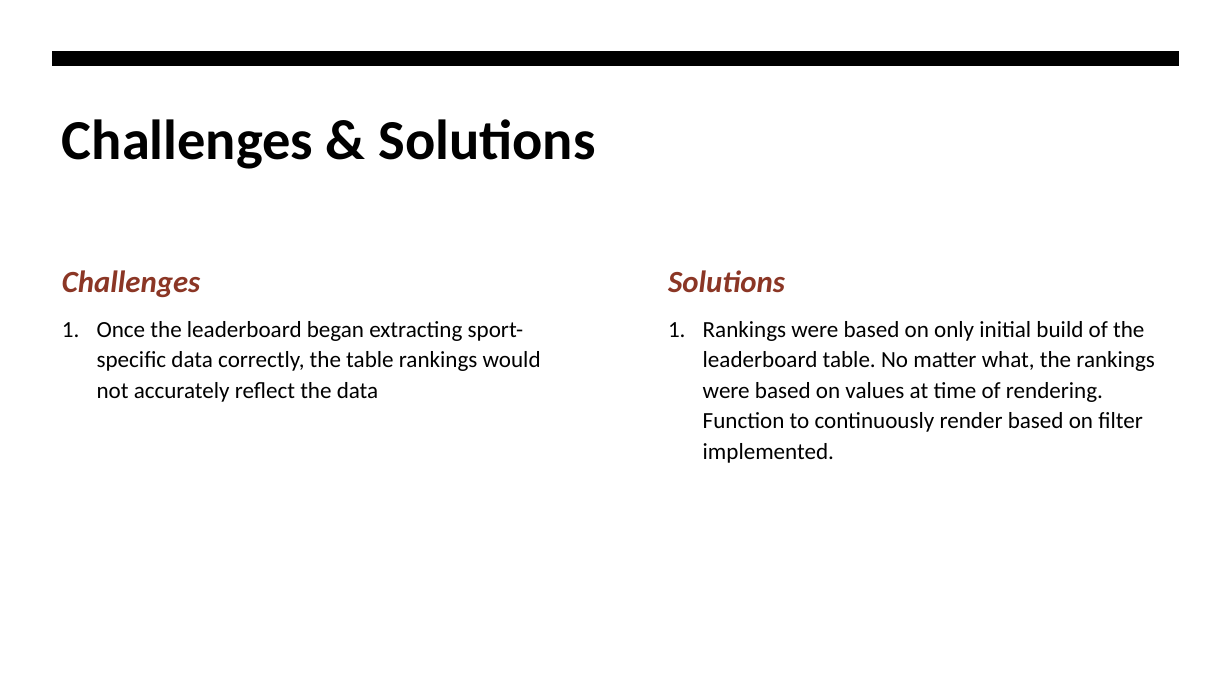
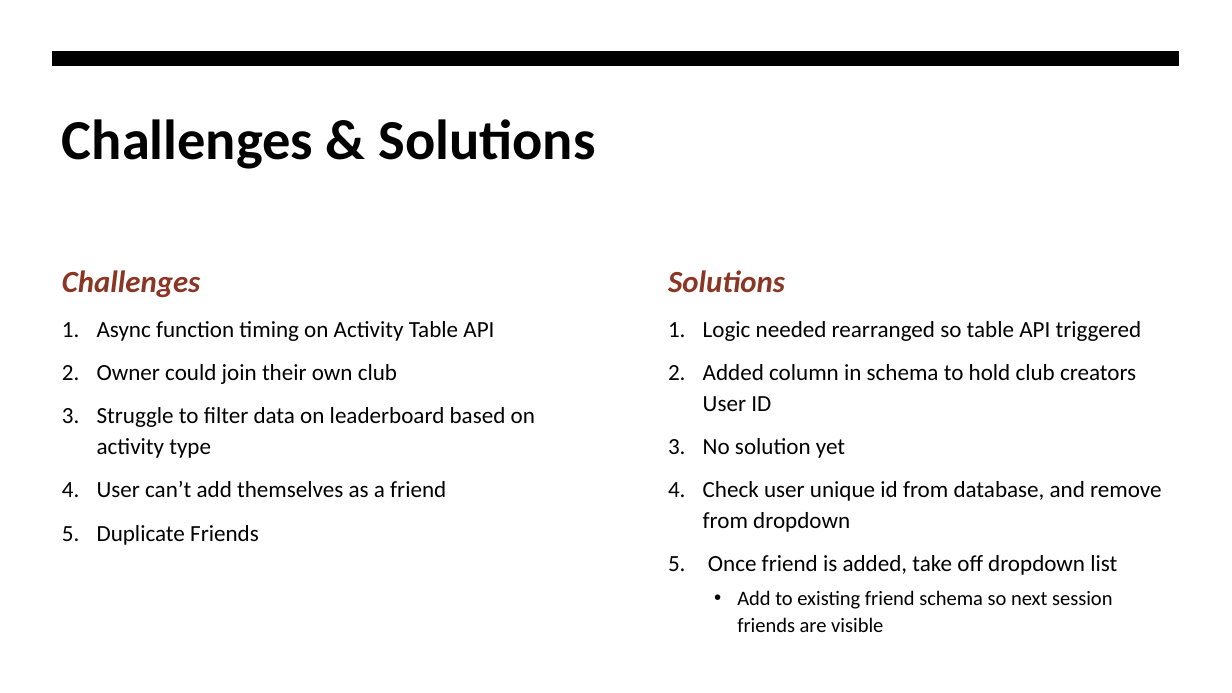
Before and after one commit to jjdeuce06/VulcanActivityTracker, a slide deck: slide 3 of Documentation/Weekly Report/week4/CMSC-4920-Group2-Week4.pptx. Drawn at 1232x693 pixels with LibreOffice and Linux fonts; fonts in the diff are those of the drawing. Boxes give left, top, right and bottom in pixels: in the first picture for what was removed or moved away, otherwise in the second. Text is boxed around its words. In the diff, an @@ line names an element or a change of style, - is before the commit and + after.

```diff
--- a/Documentation/Weekly Report/week4/CMSC-4920-Group2-Week4.pptx
+++ b/Documentation/Weekly Report/week4/CMSC-4920-Group2-Week4.pptx
@@ text at bbox=[97, 321, 535, 545]: text changed @@
-1. Once the leaderboard began extracting sport-specific data correctly, the table rankings would not accurately reflect the data
+1. Async function timing on Activity Table API
+2. Owner could join their own club
+3. Struggle to filter data on leaderboard based on activity type
+4. User can’t add themselves as a friend
+5. Duplicate Friends
@@ text at bbox=[703, 321, 1161, 632]: text changed @@
-1. Rankings were based on only initial build of the leaderboard table. No matter what, the rankings were based on values at time of rendering. Function to continuously render based on filter implemented.
+1. Logic needed rearranged so table API triggered
+2. Added column in schema to hold club creators User ID
+3. No solution yet
+4. Check user unique id from database, and remove from dropdown
+5. Once friend is added, take off dropdown list
+  • Add to existing friend schema so next session friends are visible
```
Also in this commit, not shown: 2 other slides changed, 1 slide removed, 10 other files.
